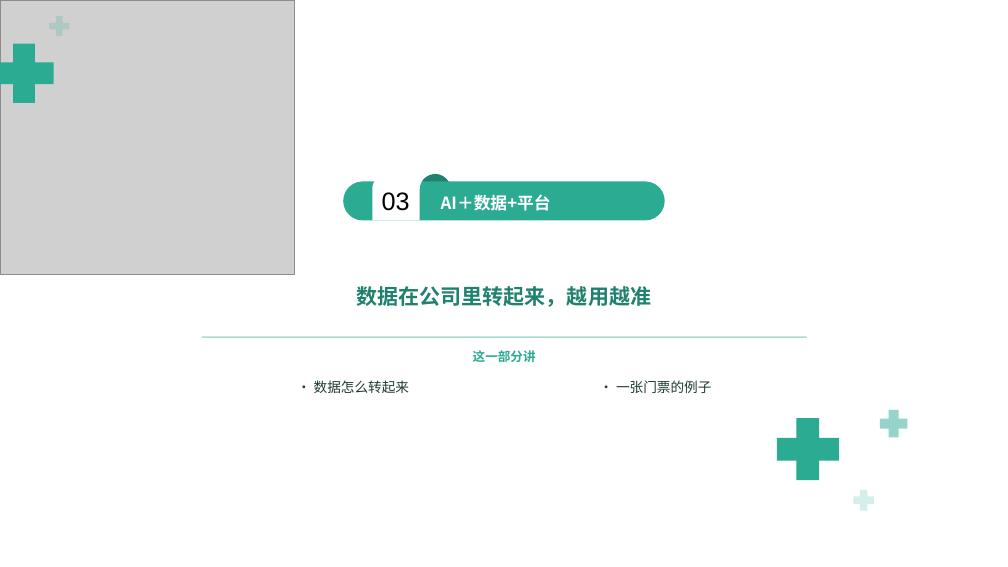
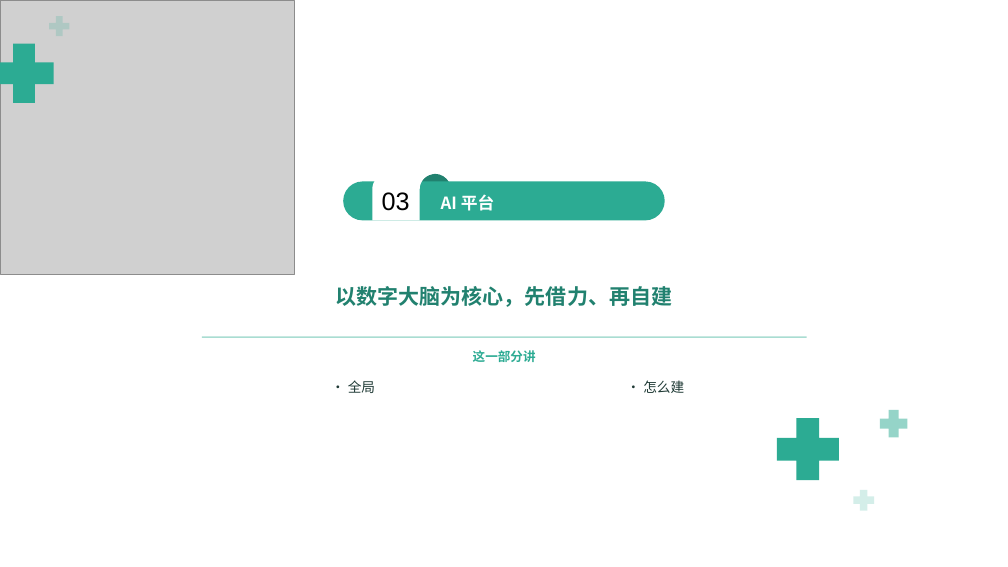
Before and after one commit to keanying/relevance, a slide deck: slide 12 of AI＋数据平台_老板汇报版.pptx (slide 18 before the commit). Drawn at 1008x567 pixels with LibreOffice and Linux fonts; fonts in the diff are those of the drawing; grey boxes stand for pictures; background and template pictures are left out. Boxes give left, top, right and bottom in pixels: in the first picture for what was removed or moved away, otherwise in the second. Text is boxed around its words. In the diff, an @@ line names an element or a change of style, - is before the commit and + after.

```diff
--- a/AI＋数据平台_老板汇报版.pptx
+++ b/AI＋数据平台_老板汇报版.pptx
@@ text at (441,194,495,211): text changed @@
-AI＋数据+平台
+AI 平台
@@ text at (336,286,673,307): text changed @@
-数据在公司里转起来，越用越准
+以数字大脑为核心，先借力、再自建
@@ text at (348,380,375,393): text changed @@
-· 数据怎么转起来
+· 全局
@@ text at (643,380,684,393): text changed @@
-· 一张门票的例子
+· 怎么建
```
Also in this commit, not shown: 3 other slides changed, 13 slides added, 17 slides removed.
